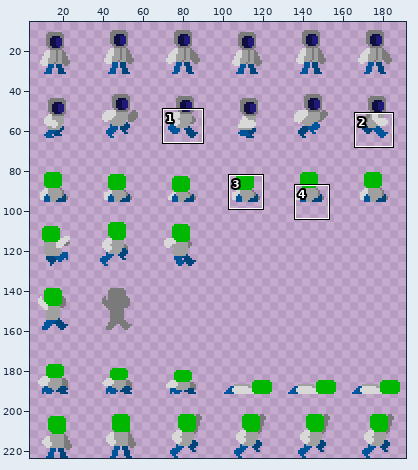
A sprite sheet gets an edit: itvgm-a3/Imports/player/Character.png. Above: a wide view before the commit, with the close-up outlined.
Close-up. The starting point:
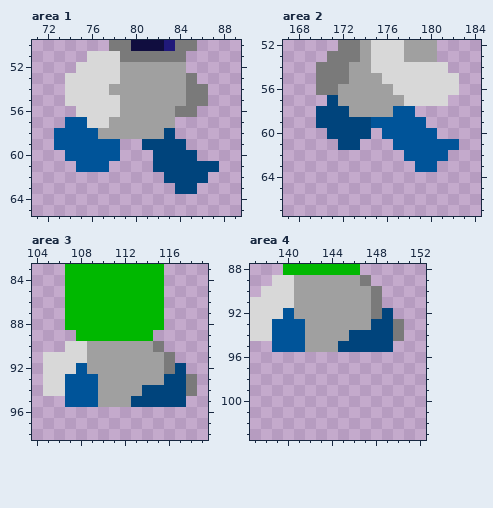
The file is 192x224 pixels. Colours within 5 levels of each other are drawn and written as one. Shown: area 1: x 71..89, y 50..65; area 2: x 167..184, y 52..67; area 3: x 104..119, y 83..98; area 4: x 137..152, y 88..103. The wide view leaves out empty margins. The commit also changed other parts of the picture, which this record leaves out.
And afterwards:
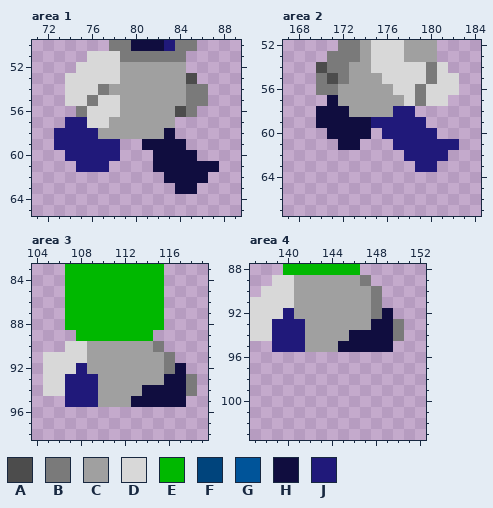
Palette (. is transparent): A #4c4c4c  B #7a7a7a  C #a0a0a0  D #d8d8d8  E #00b800  F #00447c  G #005499  H #100d3f  J #20197a
Edits made:
--- area 1
@@ x 71..89 @@
 52 ....DDDDCCCCCC.....
-53 ...DDDDDCCCCCCB....
-54 ...DDDDCCCCCCCBB...
-55 ...DDDDDCCCCCCBB...
-56 ....DDDDCCCCCBB....
-57 ...GGDDCCCCCC......
-58 ..GGGGCCCCCCF......
-59 ..GGGGGG..FFFF.....
-60 ...GGGGG...FFFF....
-61 ....GGG....FFFFFF..
-62 ............FFFF...
-63 .............FF....
+53 ...DDDDDCCCCCCA....
+54 ...DDDBCCCCCCCBB...
+55 ...DDBDDCCCCCCBB...
+56 ....BDDDCCCCCAB....
+57 ...JJDDCCCCCC......
+58 ..JJJJCCCCCCH......
+59 ..JJJJJJ..HHHH.....
+60 ...JJJJJ...HHHH....
+61 ....JJJ....HHHHHH..
+62 ............HHHH...
+63 .............HH....
 64 ...................
--- area 2
@@ x 167..184 @@
 53 ....BBBCDDDCCC....
-54 ...BBBCCDDDDDDD...
-55 ...BBBCCCDDDDDDD..
-56 ...BBCCCCCDDDDDD..
-57 ....FCCCCCCDDDD...
-58 ...FFFCCCCGG......
-59 ...FFFFFGGGGG.....
-60 ....FFFF.GGGGG....
-61 .....FF...GGGGGG..
-62 ...........GGGG...
-63 ............GG....
+54 ...ABBCCDDDDDBD...
+55 ...BABCCCDDDDBDD..
+56 ...BBCCCCCDDBDDD..
+57 ....HCCCCCCDBDD...
+58 ...HHHCCCCJJ......
+59 ...HHHHHJJJJJ.....
+60 ....HHHH.JJJJJ....
+61 .....HH...JJJJJJ..
+62 ...........JJJJ...
+63 ............JJ....
 64 ..................
--- area 3
@@ x 104..119 @@
 91 .DDDDCCCCCCCB...
-92 .DDDGCCCCCCCBF..
-93 .DDGGGCCCCCCFFB.
-94 .DDGGGCCCCFFFFB.
-95 ...GGGCCCFFFFF..
+92 .DDDJCCCCCCCBH..
+93 .DDJJJCCCCCCHHB.
+94 .DDJJJCCCCHHHHB.
+95 ...JJJCCCHHHHH..
 96 ................
--- area 4
@@ x 137..152 @@
  91 DDDDCCCCCCCB....
- 92 DDDGCCCCCCCBF...
- 93 DDGGGCCCCCCFFB..
- 94 DDGGGCCCCFFFFB..
- 95 ..GGGCCCFFFFF...
+ 92 DDDJCCCCCCCBH...
+ 93 DDJJJCCCCCCHHB..
+ 94 DDJJJCCCCHHHHB..
+ 95 ..JJJCCCHHHHH...
  96 ................
Where, in picture pixels (left, top, right, bottom), the same in both close-ups:
changed: (54, 73, 219, 194)
changed: (316, 62, 459, 172)
changed: (65, 363, 98, 407)
changed: (131, 363, 186, 407)
changed: (272, 308, 393, 352)
